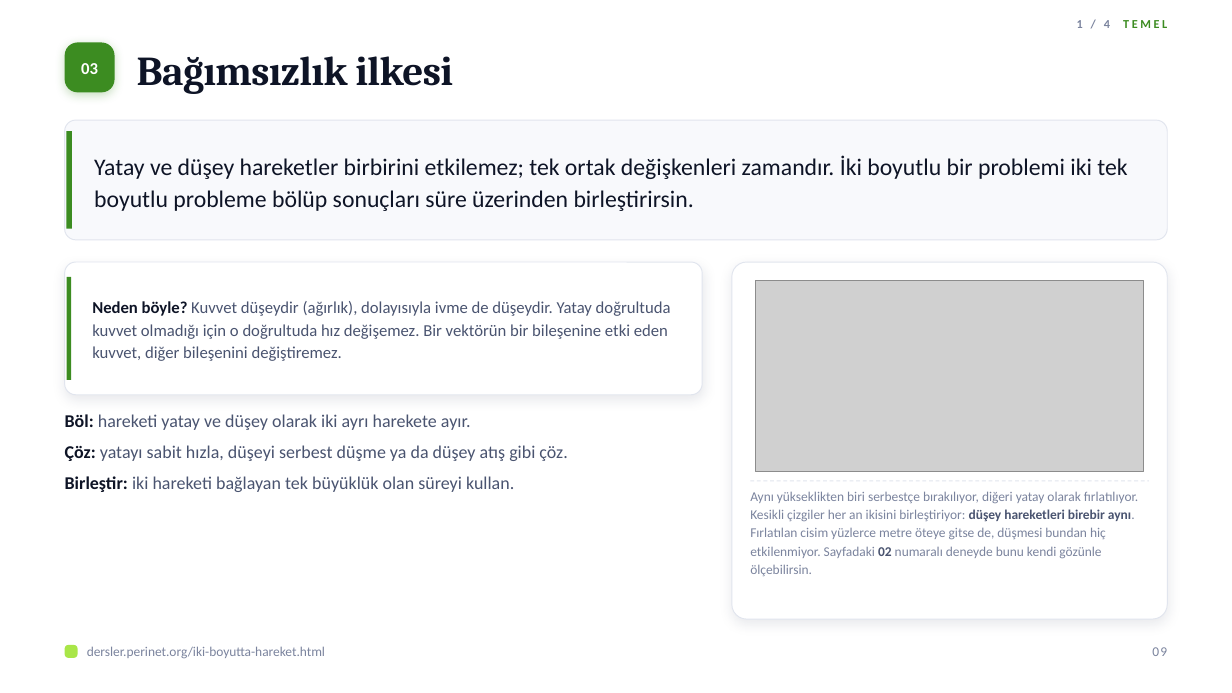
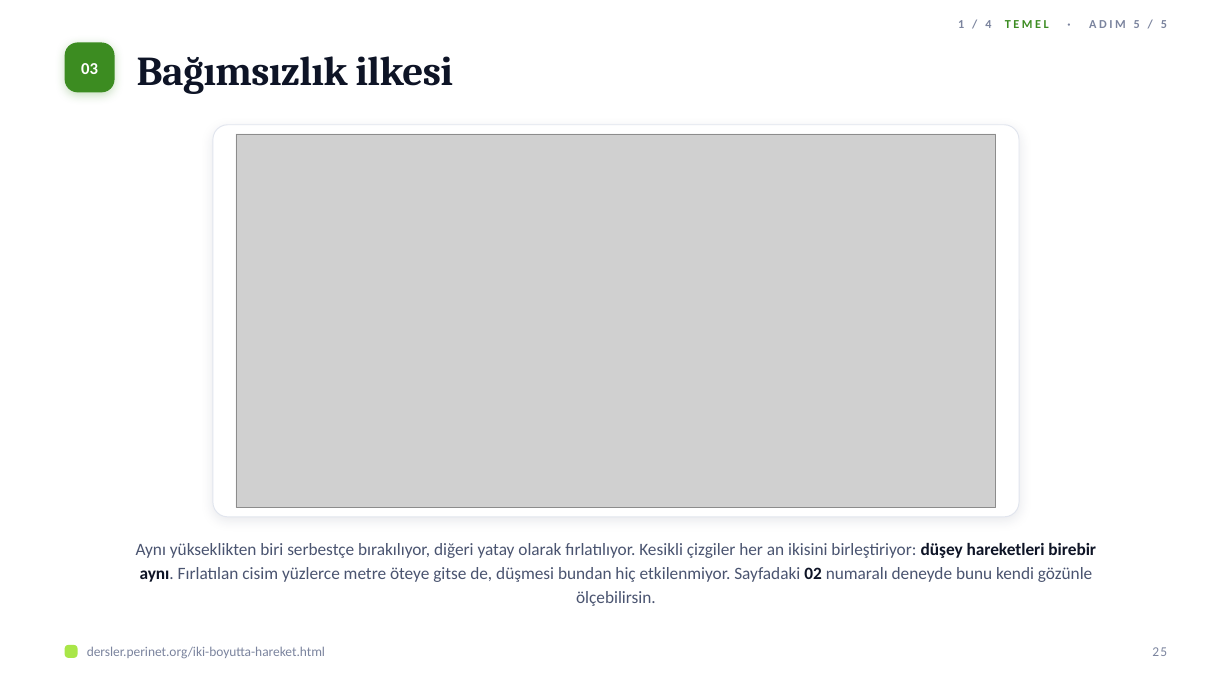
Before and after one commit to elestirmen/dersler, a slide deck: slide 25 of dist/sunum/iki-boyutta-hareket.pptx (slide 9 before the commit). Drawn at 1232x693 pixels with LibreOffice and Linux fonts; fonts in the diff are those of the drawing; grey boxes stand for pictures. Boxes give left, top, right and bottom in pixels: in the first picture for what was removed or moved away, otherwise in the second. Text is boxed around its words. In the diff, an @@ line names an element or a change of style, - is before the commit and + after.

```diff
--- a/dist/sunum/iki-boyutta-hareket.pptx
+++ b/dist/sunum/iki-boyutta-hareket.pptx
@@ text at (958,20,1167,28): text changed; text colour #3C8C21 to #7B849E @@
-1 / 4 TEMEL
+1 / 4 TEMEL · ADIM 5 / 5
@@ rounded rectangle removed at (65,120,1167,240) @@
@@ rectangle removed at (67,131,72,229) @@
@@ rounded rectangle: place and size @@
-rounded rectangle at (65,262,702,396)
+rounded rectangle at (213,125,1019,517)
@@ rounded rectangle at (213,125,1019,517): proportions changed @@
@@ picture added at (236,134,995,507) @@
@@ text removed at (94,155,1127,211) @@
-Yatay ve düşey hareketler birbirini etkilemez; tek ortak değişkenleri zamandır. İki boyutlu bir problemi iki tek boyutlu probleme bölüp sonuçları süre üzerinden birleştirirsin.
@@ rounded rectangle removed at (732,262,1167,619) @@
@@ rectangle removed at (67,277,71,381) @@
@@ picture removed at (755,281,1144,472) @@
@@ text removed at (92,301,671,361) @@
-Neden böyle? Kuvvet düşeydir (ağırlık), dolayısıyla ivme de düşeydir. Yatay doğrultuda kuvvet olmadığı için o doğrultuda hız değişemez. Bir vektörün bir bileşenine etki eden kuvvet, diğer bileşenini değiştiremez.
@@ text removed at (65,414,567,492) @@
-1. Böl: hareketi yatay ve düşey olarak iki ayrı harekete ayır.
-2. Çöz: yatayı sabit hızla, düşeyi serbest düşme ya da düşey atış gibi çöz.
-3. Birleştir: iki hareketi bağlayan tek büyüklük olan süreyi kullan.
@@ line removed from (750, 481) to (1149, 481) @@
@@ text "Aynı yükseklikten biri serbestçe bırakılıyor, ...": place and size @@
-text "Aynı yükseklikten biri serbestçe bırakılıyor, ..." at (750,491,1138,576)
+text "Aynı yükseklikten biri serbestçe bırakılıyor, ..." at (136,543,1096,606)
@@ text "Aynı yükseklikten biri serbestçe bırakılıyor, ..." at (136,543,1096,606): size 10.5 to 13.5 pt; text colour #7B849E to #4A5470 in "Aynı yükseklikten biri serbestçe bırakılıyor, diğeri yatay ..."; text colour #4A5470 to #0E1426 in "düşey hareketleri birebir aynı. 02"; alignment left to centre; line spacing 1.12 to 1.15 @@
@@ text at (1152,647,1167,656): text changed @@
-09
+25
```
Also in this commit, not shown: 30 other slides changed, 104 slides added, 12 slides removed, 22 other files.
